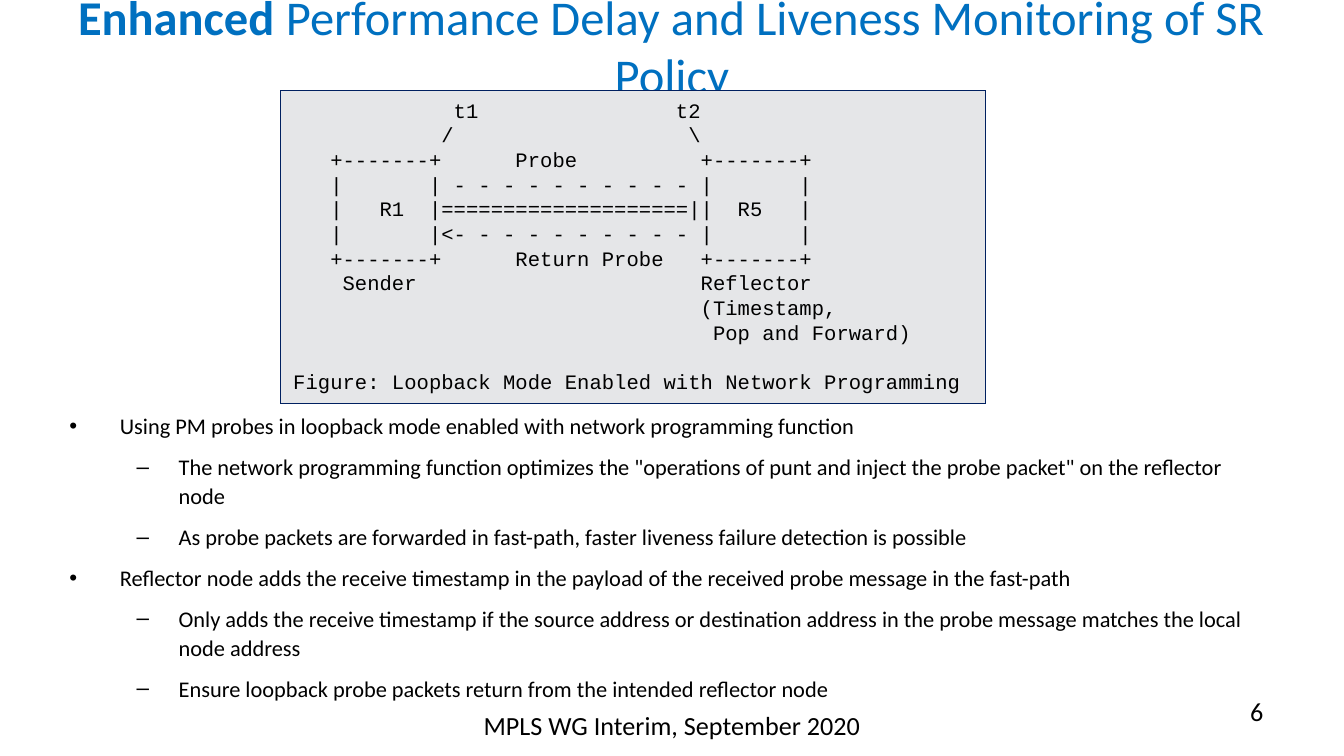
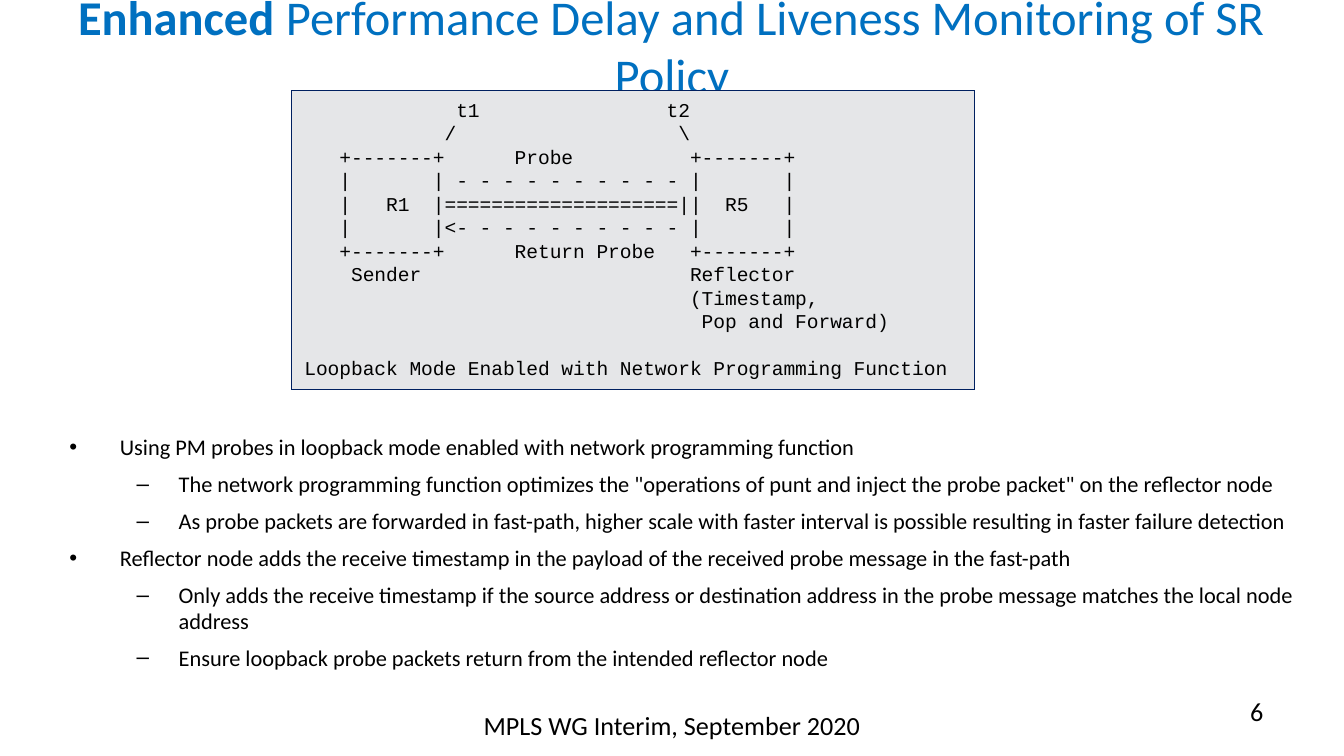
Before and after one commit to rakgandhi/ietf-slides, a slide deck: slide 6 of draft-gandhi-spring-sr-enhanced-plm-03.pptx. Drawn at 1344x756 pixels with LibreOffice and Linux fonts; fonts in the diff are those of the drawing. Boxes give left, top, right and bottom in pixels: in the first picture for what was removed or moved away, otherwise in the second. Text is boxed around its words. In the diff, an @@ line names an element or a change of style, - is before the commit and + after.

```diff
--- a/draft-gandhi-spring-sr-enhanced-plm-03.pptx
+++ b/draft-gandhi-spring-sr-enhanced-plm-03.pptx
@@ rectangle "t1 t2": place and size @@
-rectangle "t1 t2" at [280, 91, 985, 403]
+rectangle "t1 t2" at [292, 91, 974, 390]
@@ text in rectangle at [351, 104, 889, 332]: size 11 to 10.5 pt in "t1 t2", "/ \ +-------+ Probe +-------+", "| | - - - - - ...", "| R1 |====================|| R5 |" and 5 more places @@
@@ text in rectangle at [304, 361, 948, 379]: text changed; size 11 to 10.5 pt @@
-Figure: Loopback Mode Enabled with Network Programming
+Loopback Mode Enabled with Network Programming Function
@@ text "Using PM probes in loopback ...": place and size @@
-text "Using PM probes in loopback ..." at [120, 418, 1241, 701]
+text "Using PM probes in loopback ..." at [120, 439, 1292, 670]
@@ text at [120, 439, 1292, 670]: line spacing 15.8pt to 13.8pt @@
@@ text at [179, 513, 1285, 533]: text changed @@
-  – As probe packets are forwarded in fast-path, faster liveness failure detection is possible
+  – As probe packets are forwarded in fast-path, higher scale with faster interval is possible resulting in faster failure detection
```
Also in this commit, not shown: 9 other slides changed, 1 other file.
